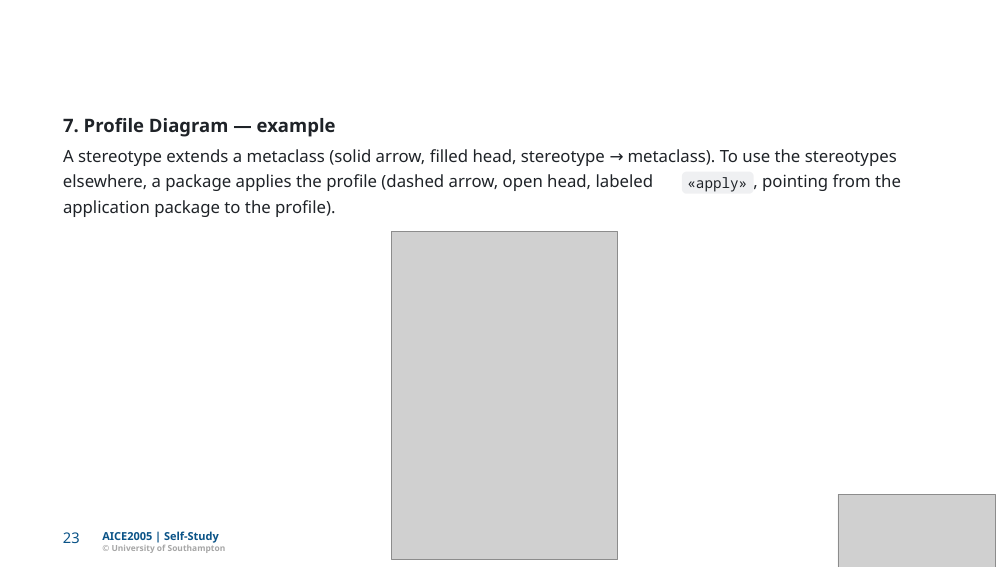
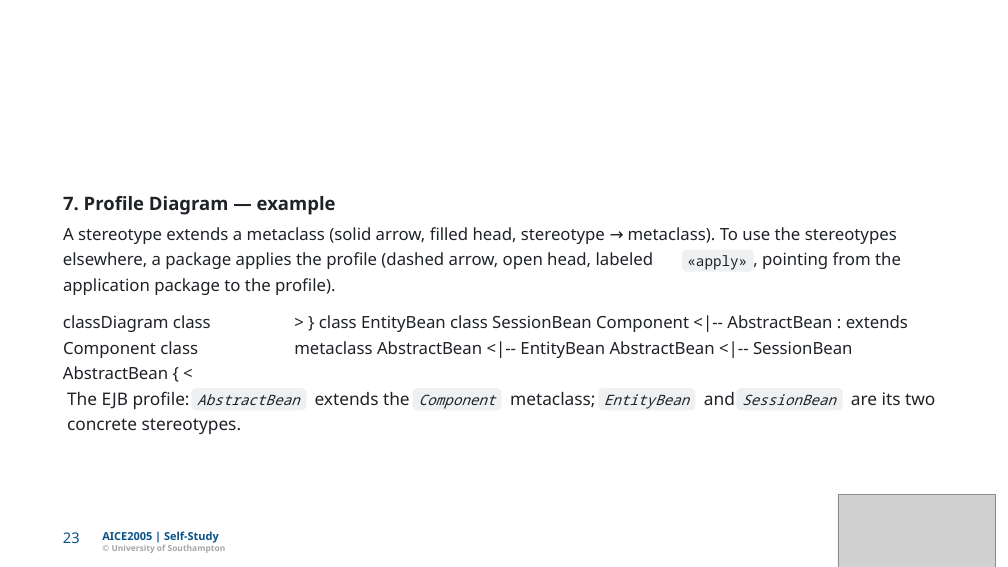
Before and after one commit to Dr-AlHashimy/Module_AICE2005_2627, a slide deck: slide 23 of html/COMP-_L7.1_lecture_self.pptx. Drawn at 1008x567 pixels with LibreOffice and Linux fonts; fonts in the diff are those of the drawing; grey boxes stand for pictures. Boxes give left, top, right and bottom in pixels: in the first picture for what was removed or moved away, otherwise in the second. Text is boxed around its words. In the diff, an @@ line names an element or a change of style, - is before the commit and + after.

```diff
--- a/html/COMP-_L7.1_lecture_self.pptx
+++ b/html/COMP-_L7.1_lecture_self.pptx
@@ picture removed at (x1=392, y1=231, x2=618, y2=559) @@
@@ 5 texts, 1 freeform shape moved together from (x1=63, y1=118, x2=901, y2=194) to (x1=63, y1=196, x2=901, y2=271) @@
@@ text "application package to the proﬁle)." moved from (x1=63, y1=200, x2=335, y2=217) to (x1=63, y1=278, x2=335, y2=295) @@
@@ text added at (x1=63, y1=315, x2=211, y2=332), 16 pt, text #1F2328 @@
+classDiagram class
@@ text added at (x1=319, y1=315, x2=908, y2=332), 16 pt, text #1F2328 @@
+> } class EntityBean class SessionBean Component <|-- AbstractBean : extends
@@ text added at (x1=63, y1=341, x2=198, y2=358), 16 pt, text #1F2328 @@
+Component class
@@ text added at (x1=294, y1=341, x2=853, y2=358), 16 pt, text #1F2328 @@
+metaclass AbstractBean <|-- EntityBean AbstractBean <|-- SessionBean
@@ text added at (x1=63, y1=366, x2=168, y2=379), 16 pt, text #1F2328 @@
+AbstractBean { <
@@ freeform shape added at (x1=191, y1=389, x2=306, y2=411), fill #818B98 at 12% opacity @@
@@ freeform shape added at (x1=413, y1=389, x2=502, y2=411), fill #818B98 at 12% opacity @@
@@ freeform shape added at (x1=599, y1=389, x2=696, y2=411), fill #818B98 at 12% opacity @@
@@ freeform shape added at (x1=737, y1=389, x2=843, y2=411), fill #818B98 at 12% opacity @@
@@ text added at (x1=67, y1=391, x2=190, y2=409), 16.5 pt, text #1F2328 @@
+The EJB proﬁle:
@@ text added at (x1=67, y1=418, x2=242, y2=434), 16.5 pt, text #1F2328 @@
+concrete stereotypes.
@@ text added at (x1=197, y1=394, x2=300, y2=405), 13.6 pt, text #1F2328, italic @@
+AbstractBean
@@ text added at (x1=315, y1=392, x2=410, y2=405), 16.5 pt, text #1F2328 @@
+extends the
@@ text added at (x1=419, y1=394, x2=496, y2=409), 13.6 pt, text #1F2328, italic @@
+Component
@@ text added at (x1=510, y1=392, x2=595, y2=407), 16.5 pt, text #1F2328 @@
+metaclass;
@@ text added at (x1=604, y1=394, x2=689, y2=409), 13.6 pt, text #1F2328, italic @@
+EntityBean
@@ text added at (x1=704, y1=392, x2=735, y2=405), 16.5 pt, text #1F2328 @@
+and
@@ text added at (x1=742, y1=394, x2=836, y2=405), 13.6 pt, text #1F2328, italic @@
+SessionBean
@@ text added at (x1=851, y1=392, x2=935, y2=405), 16.5 pt, text #1F2328 @@
+are its two
```
Also in this commit, not shown: 14 other slides changed, 17 other files.
